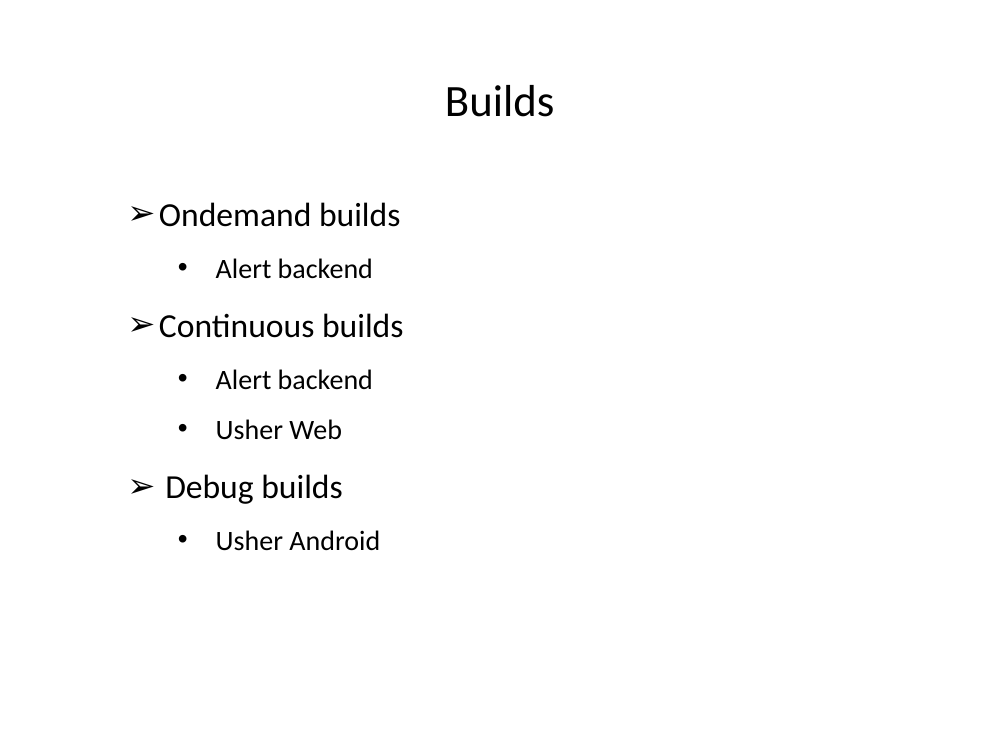
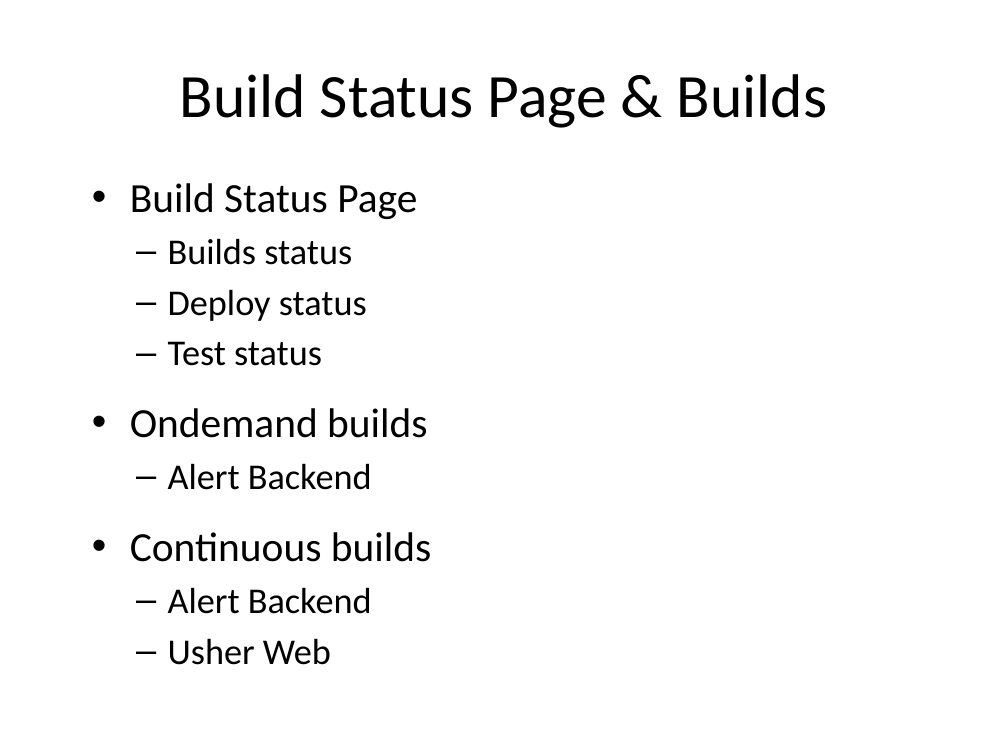
Before and after one commit to tracytheron/TaTaTa, a slide deck: slide 1 of Q/XCHU-Builds_Part.pptx. Drawn at 1008x756 pixels with LibreOffice and Linux fonts; fonts in the diff are those of the drawing. Boxes give left, top, right and bottom in pixels: in the first picture for what was removed or moved away, otherwise in the second. Text is boxed around its words. In the diff, an @@ line names an element or a change of style, - is before the commit and + after.

Commit message:
modify ppt

```diff
--- a/Q/XCHU-Builds_Part.pptx
+++ b/Q/XCHU-Builds_Part.pptx
@@ title added at [180,74,827,128], 44 pt, text #000000 @@
+Build Status Page & Builds
@@ text removed at [445,85,554,117] @@
-Builds
@@ text "Build Status Page": place and size @@
-text "Build Status Page" at [159,202,403,551]
+text "Build Status Page" at [130,183,431,665]
@@ text at [130,183,417,366]: paragraphs added @@
+• Build Status Page
+  – Builds status
+  – Deploy status
+  – Test status
@@ text at [130,408,431,665]: size 24 to 29.6 pt in "Ondemand builds", "Continuous builds"; size 20 to 25.9 pt in "Usher Web"; bullet ➢ to •; list level 2 to 1 in "Ondemand builds"; line spacing 1.5 to 1.3; list level 2 to 1 in "Continuous builds"; bullet • to –; list level 3 to 2 in "Usher Web"; line spacing 1.5 to 1 @@
@@ text at [165,474,380,551]: paragraphs removed @@
-  ➢ Debug builds
-    • Usher Android
@@ text at [168,463,372,490]: text changed; size 20 to 25.9 pt @@
-    • Alert backend
+  – Alert Backend
@@ text at [168,587,372,614]: text changed; size 20 to 25.9 pt @@
-    • Alert backend
+  – Alert Backend
```
Also in this commit, not shown: 4 slides added, 1 slide removed.
